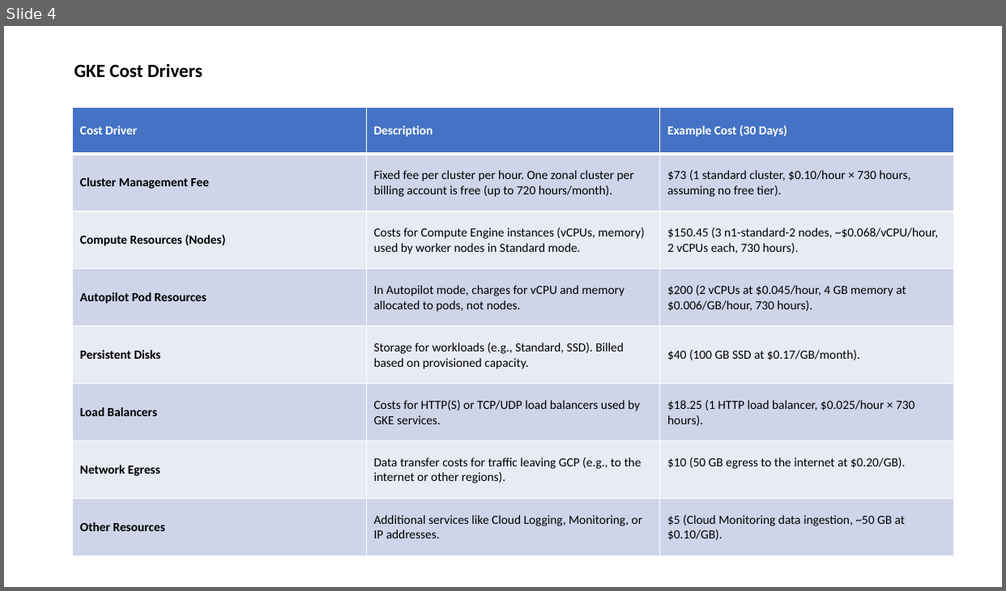
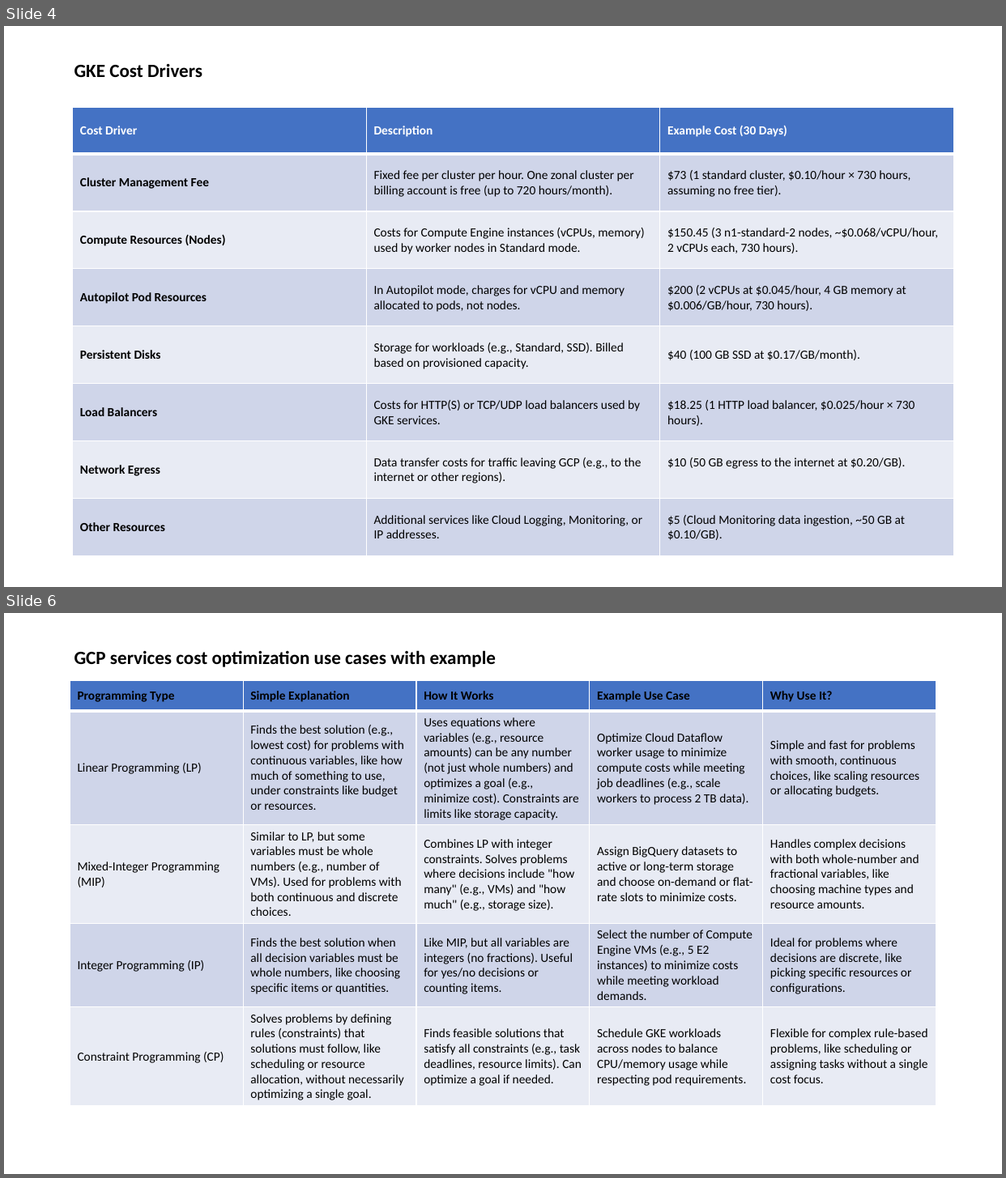
Before and after one commit to vmjadhav/GCP_Cost_Optimization, a slide deck: Cost_Optimization.pptx. Shown one above the other, each under a label of ours: slide 4 before the commit, slides 4 and 6 after it; the slides between them are not shown. The pictures are 1006x591 and 1006x1178 pixels, drawn with LibreOffice and Linux fonts; fonts in the diff are those of the drawing. Boxes give left, top, right and bottom in pixels: in the first picture for what was removed or moved away, otherwise in the second. Text is boxed around its words. In the diff, an @@ line names an element or a change of style, - is before the commit and + after.

Commit message:
changes in doc and ppt

```diff
--- a/Cost_Optimization.pptx
+++ b/Cost_Optimization.pptx
@@ slide 6 added at <box>4,613,1002,1174</box>, background #FFFFFF @@
@@ title added at <box>74,650,496,667</box>, 18 pt, text #000000, bold @@
+GCP services cost optimization use cases with example
@@ table added at <box>70,681,935,1104</box>, 5 rows, 5 columns @@
+Programming Type | Simple Explanation | How It Works | Example Use Case | Why Use It?
+Linear Programming (LP) | Finds the best solution (e.g., lowest cost) for problems with continuous variables, like how much of something to use, under constraints like budget or resources. | Uses equations where variables (e.g., resource amounts) can be any number (not just whole numbers) and optimizes a goal (e.g., minimize cost). Constraints are limits like storage capacity. | Optimize Cloud Dataflow worker usage to minimize compute costs while meeting job deadlines (e.g., scale workers to process 2 TB data). | Simple and fast for problems with smooth, continuous choices, like scaling resources or allocating budgets.
+Mixed-Integer Programming (MIP) | Similar to LP, but some variables must be whole numbers (e.g., number of VMs). Used for problems with both continuous and discrete choices. | Combines LP with integer constraints. Solves problems where decisions include "how many" (e.g., VMs) and "how much" (e.g., storage size). | Assign BigQuery datasets to active or long-term storage and choose on-demand or flat-rate slots to minimize costs. | Handles complex decisions with both whole-number and fractional variables, like choosing machine types and resource amounts.
+Integer Programming (IP) | Finds the best solution when all decision variables must be whole numbers, like choosing specific items or quantities. | Like MIP, but all variables are integers (no fractions). Useful for yes/no decisions or counting items. | Select the number of Compute Engine VMs (e.g., 5 E2 instances) to minimize costs while meeting workload demands. | Ideal for problems where decisions are discrete, like picking specific resources or configurations.
+Constraint Programming (CP) | Solves problems by defining rules (constraints) that solutions must follow, like scheduling or resource allocation, without necessarily optimizing a single goal. | Finds feasible solutions that satisfy all constraints (e.g., task deadlines, resource limits). Can optimize a goal if needed. | Schedule GKE workloads across nodes to balance CPU/memory usage while respecting pod requirements. | Flexible for complex rule-based problems, like scheduling or assigning tasks without a single cost focus.
```
Also in this commit, not shown: 2 other slides added, 1 other file.
